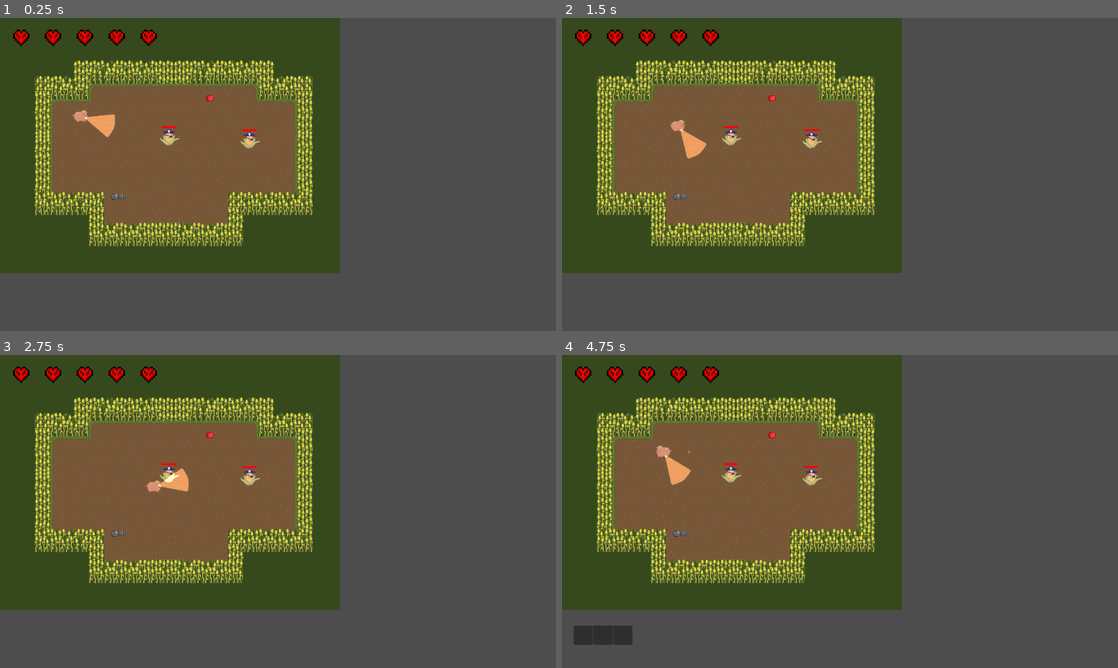
Above: before the commit, frames 1-4 (two rows, left to right).
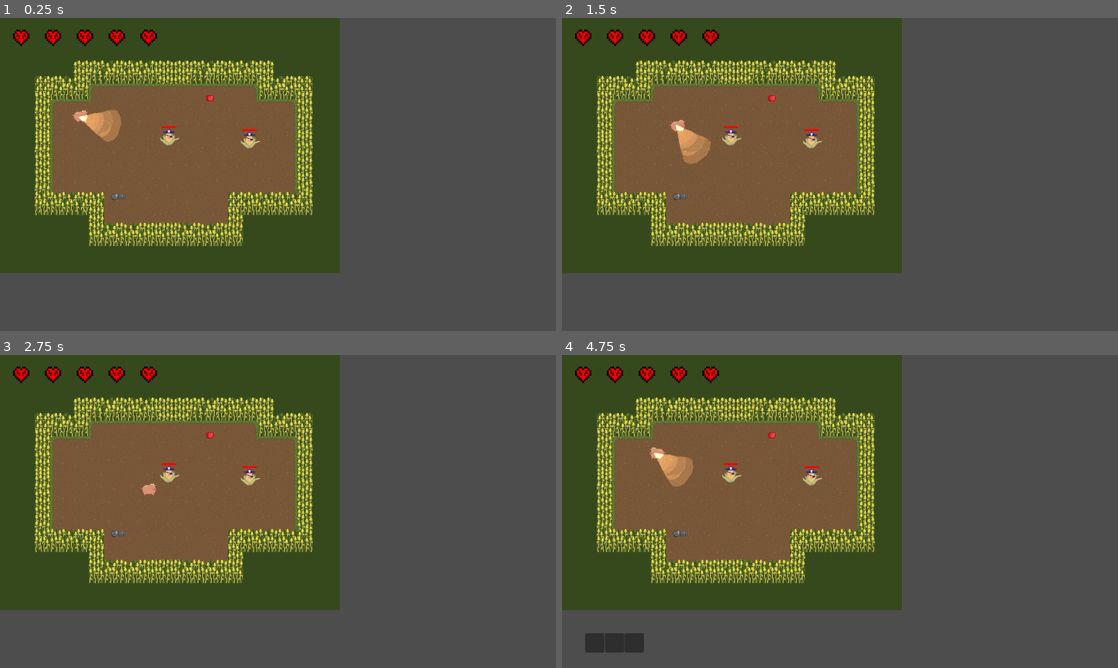
Above: after the commit, the same moments.

Repository: JasonLee4/MaizeRunnerGame
Game: Godot game, scene res://scenes/levels/main_level.tscn
The game is run twice, just before and just after one commit, with the same random seed, the same clock (stepped at 60 frames per second) and the same inputs.
Inputs (mouse positions are in pixels of both pictures, inside the frame that each line leads up to):
- Up to frame 1 (0.25 s): no input
- Up to frame 2 (1.5 s): tap Enter at 0.5 s; move the mouse to (962, 158) at 0.52 s; hold D (right) 0.53-1.28 s; hold Right mouse button (punch) 0.53-1.28 s; tap Q (q) at 0.8, 1.35 s; move the mouse to (728, 190) at 1.27 s; hold S (down) from 1.28 s (still down)
- Up to frame 3 (2.75 s): click (166, 527) at 1.55 s; move the mouse to (333, 442) at 2.02 s; release S (down) at 2.03 s; hold D (right) from 2.03 s (still down); click (333, 442) at 2.1 s; tap Mouse wheel down (scroll down, bound only after the commit) at 2.3 s
- Up to frame 4 (4.75 s): move the mouse to (812, 574) at 2.77 s; release D (right) at 2.78 s; hold W (up) 2.78-3.53 s; tap Mouse wheel down (scroll down, bound only after the commit) at 2.85 s; tap Mouse wheel up (scroll up, bound only after the commit) at 3.05, 3.6 s; move the mouse to (1006, 558) at 3.52 s; hold Right mouse button (punch) 3.53-4.28 s; hold A (left) from 3.53 s (still down); move the mouse to (673, 464) at 4.27 s; tap F (advance_dialogue) at 4.35 s; tap Q (q) at 4.55 s

The runs differ from the first frame. In frame 1, 0.4% of the frame differs, in the area x 14-22%, y 29-40%; in frame 2, 0.4%; in frame 3, 0.3%; in frame 4, 1.2%, in the area x 2-24%, y 28-96%.
Error before the commit: Invalid access to property or key 'craft_torch' on a base object of type 'null instance'. (res://scenes/characters/pig.gd:35)
Error after the commit: Invalid access to property or key 'craft_torch' on a base object of type 'null instance'. (res://scenes/characters/pig.gd:42)

Commit message:
light mechanic update

Diff:
--- a/project.godot
+++ b/project.godot
@@ -84,6 +84,16 @@
 "events": [Object(InputEventKey,"resource_local_to_scene":false,"resource_name":"","device":-1,"window_id":0,"alt_pressed":false,"shift_pressed":false,"ctrl_pressed":false,"meta_pressed":false,"pressed":false,"keycode":0,"physical_keycode":81,"key_label":0,"unicode":113,"echo":false,"script":null)
 ]
 }
+"scroll up"={
+"deadzone": 0.5,
+"events": [Object(InputEventMouseButton,"resource_local_to_scene":false,"resource_name":"","device":-1,"window_id":0,"alt_pressed":false,"shift_pressed":false,"ctrl_pressed":false,"meta_pressed":false,"button_mask":0,"position":Vector2(0, 0),"global_position":Vector2(0, 0),"factor":1.0,"button_index":4,"canceled":false,"pressed":false,"double_click":false,"script":null)
+]
+}
+"scroll down"={
+"deadzone": 0.5,
+"events": [Object(InputEventMouseButton,"resource_local_to_scene":false,"resource_name":"","device":-1,"window_id":0,"alt_pressed":false,"shift_pressed":false,"ctrl_pressed":false,"meta_pressed":false,"button_mask":0,"position":Vector2(0, 0),"global_position":Vector2(0, 0),"factor":1.0,"button_index":5,"canceled":false,"pressed":false,"double_click":false,"script":null)
+]
+}
 
 [layer_names]
 
--- a/scenes/characters/Pig.gd
+++ b/scenes/characters/Pig.gd
@@ -1,10 +1,12 @@
 extends CharacterBody2D
 
+
 var pigbullet_scene = preload("res://scenes/projectiles/pigbullet.tscn")
+var torch_scene = preload("res://scenes/items/torch.tscn")
 
 @onready var state_machine = get_node("player_state_machine")
 @onready var fire_place = get_tree().current_scene.get_node("FirePlace")
-
+@onready var hotbar = get_tree().current_scene.get_node("UI").get_node("HotBar")
 #Dash variable
 var dashDirection = Vector2(1,0)
 var dashready = true
@@ -24,6 +26,11 @@
 
 var equipped = false
 var curr_bullet_sprite
+
+#var lighttype = true
+var flashlight = true
+var torch_hold_time = 2.0
+var torch_speed = 0
 
 @export var inv: Inventory
 
@@ -33,13 +40,20 @@
 #
 func _ready():
 	fire_place.craft_torch.connect(craft)
+	inv.update.connect(hotbar.update_slots)
+
 
 func craft():
 	if inv.slots[0].amount >= 2:
 		print("crafting... using wood...")
 		inv.remove_item(inv.slots[0].item, 2)
 		print(inv.slots[0].amount)
-		pass
+		collect(fire_place.inv_item)
+
+	#print("crafting... using coal and wood...")
+	#inv.remove_item2(["Wood", "Coal"], [2,1])
+
+
 
 
 func _physics_process(delta):
@@ -86,7 +100,14 @@
 		#Add end screen/respawn screen
 		print("Pig is dead")
 		self.queue_free()
-
+	tool_scroll()
+
+	toggle_flashlight()
+
+	flash()
+	if !flashlight:
+		#flashlight = false
+		throw_torch(delta)
 #func dash(dashDirection) :
 	#if Input.is_action_just_pressed("dash") and dashready:
 		#velocity = dashDirection.normalized()*1200
@@ -101,6 +122,7 @@
 	#add_child(cannon_instance)
 	equipped = true
 	$weapon_sprite.texture = load(weaponsprite)
+	$weapon_sprite.visible = true
 	curr_bullet_sprite = load(bulletsprite)
 	pass
 
@@ -182,13 +204,77 @@
 
 
 
-func _on_piglightarea_body_entered(body):
-	# weeping angel /freeze in place behavior
+#func _on_piglightarea_body_entered(body):
+	## weeping angel /freeze in place behavior
+	#if body.has_method("enemy") and flashlight:
+		#body.freeze = true
+	#
+func _on_piglightarea_body_exited(body):
 	if body.has_method("enemy"):
-		body.freeze = true
+		body.freeze = false
 
 
 func collect(item):
-	print("collected ", item.name)
+	#print("collected ", item.name)
 	inv.insert(item)
-	print(inv.slots[0].item.name, inv.slots[0].amount)
+	#print(inv.slots[0].item.name + " ", inv.slots[0].amount)
+
+func throw_torch(delta):
+	#if Input.is_action_just_pressed("punch"):
+		#var tr = torch_scene.instantiate()
+		#get_tree().current_scene.add_child(tr)
+		#tr.global_position = $Marker2D2.global_position
+		#var dir = (get_global_mouse_position() - tr.global_position).normalized()
+		#tr.linear_velocity.x = dir.x*50
+		#tr.linear_velocity.y = dir.y*50
+		#pb.global_rotation = dir.angle() + PI / 2.0
+		#tr.direction = dir
+	if inv.slots[1].amount > 0:
+		if Input.is_action_pressed("punch"):
+			if torch_hold_time > 0.5 and torch_speed < 100:
+				torch_speed += 5
+			torch_hold_time += delta
+		elif Input.is_action_just_released("punch"):
+			inv.remove_item(inv.slots[1].item, 1)
+			torch_hold_time = 0.0
+			var tr = torch_scene.instantiate()
+			tr.global_position = $Marker2D2.global_position
+			var dir = (get_global_mouse_position() - tr.global_position).normalized()
+			tr.linear_velocity.x = dir.x*torch_speed
+			tr.linear_velocity.y = dir.y*torch_speed
+
+			get_tree().current_scene.add_child(tr)
+
+			torch_speed = 0
+
+
+func toggle_flashlight():
+	if Input.is_action_just_pressed("shoot"):
+		flashlight = !flashlight
+		print("toggle flashlight ", flashlight)
+	#$piglight.visible = flashlight
+	#
+	#for body in $piglight/piglightarea.get_overlapping_bodies():
+		#if body.has_method("enemy"):
+			#body.freeze = true
+
+func flash():
+	$piglight.visible = flashlight
+	if flashlight:
+		for body in $piglight/piglightarea.get_overlapping_bodies():
+			if body.has_method("enemy"):
+				body.freeze = true
+
+
+func tool_scroll():
+	#if mouse scroll, change tool equipped: change light to turn use
+	if !flashlight:
+		if Input.is_action_just_pressed("scroll up"):
+			#lighttype = true
+			flashlight = true
+			print("toggle flash")
+	else:
+		if Input.is_action_just_pressed("scroll down"):
+			#lighttype = false
+			flashlight = false
+			print("toggle torch")
--- a/scenes/characters/pig.tscn
+++ b/scenes/characters/pig.tscn
@@ -8,9 +8,10 @@
 [ext_resource type="Script" path="res://scenes/items/inventory/inventory_slot.gd" id="3_ktmmp"]
 [ext_resource type="Script" path="res://scenes/states/state_moving.gd" id="4_75rr4"]
 [ext_resource type="Script" path="res://scenes/states/state_rolling.gd" id="4_a3gfp"]
-[ext_resource type="Texture2D" uid="uid://b711vhrqolfi1" path="res://assets/spritesheets/CONE.png" id="7_yasg0"]
-
-[sub_resource type="Resource" id="Resource_wtysd"]
+[ext_resource type="Texture2D" uid="uid://1m6kvuxu25w5" path="res://assets/spritesheets/whitecircle.png" id="4_ws5bl"]
+[ext_resource type="Texture2D" uid="uid://rgvj1vn7og2p" path="res://assets/spritesheets/light.png" id="9_vx3vr"]
+
+[sub_resource type="Resource" id="Resource_8qubf"]
 script = ExtResource("3_ktmmp")
 amount = 0
 
@@ -124,6 +125,7 @@
 radius = 15.0
 
 [sub_resource type="RectangleShape2D" id="RectangleShape2D_2t8br"]
+size = Vector2(97.4889, 105.837)
 
 [node name="Pig" type="CharacterBody2D"]
 collision_mask = 14
@@ -133,8 +135,14 @@
 [node name="weapon" type="Node2D" parent="."]
 
 [node name="weapon_sprite" type="Sprite2D" parent="."]
+visible = false
 position = Vector2(0, -13)
 scale = Vector2(0.864583, 0.958333)
+
+[node name="PointLight2D" type="PointLight2D" parent="weapon_sprite"]
+position = Vector2(1.52588e-05, 14.6087)
+scale = Vector2(3.485, 2.5)
+texture = ExtResource("4_ws5bl")
 
 [node name="Sprite2D" type="Sprite2D" parent="."]
 texture = ExtResource("3_5iu3b")
@@ -173,9 +181,10 @@
 position = Vector2(16, -15)
 
 [node name="punch_hurtbox" type="Area2D" parent="."]
+position = Vector2(-163, 130)
 
 [node name="CollisionShape2D" type="CollisionShape2D" parent="punch_hurtbox"]
-position = Vector2(27, 0)
+position = Vector2(210.256, -127)
 shape = SubResource("RectangleShape2D_2t8br")
 
 [node name="player_state_machine" type="Node" parent="."]
@@ -196,17 +205,19 @@
 [node name="state_dead" type="Node" parent="player_state_machine"]
 
 [node name="piglight" type="PointLight2D" parent="."]
-color = Color(1, 0.831373, 0.717647, 1)
+position = Vector2(1, 0)
 shadow_enabled = true
-texture = ExtResource("7_yasg0")
+texture = ExtResource("9_vx3vr")
 offset = Vector2(40, 0)
 
 [node name="piglightarea" type="Area2D" parent="piglight"]
 collision_mask = 14
 
 [node name="CollisionPolygon2D" type="CollisionPolygon2D" parent="piglight/piglightarea"]
-position = Vector2(-93, -3)
-polygon = PackedVector2Array(172, -24, 113, 3, 172, 27)
+position = Vector2(-118, -1)
+polygon = PackedVector2Array(181, -30, 113, 3, 182, 35)
+
+[node name="Marker2D2" type="Marker2D" parent="."]
 
 [connection signal="body_entered" from="pig_hitbox" to="." method="_on_pig_hitbox_body_entered"]
 [connection signal="body_exited" from="pig_hitbox" to="." method="_on_pig_hitbox_body_exited"]
--- a/scenes/items/inventory/Inventory.gd
+++ b/scenes/items/inventory/Inventory.gd
@@ -9,19 +9,25 @@
 func insert(item: Inv_Item):
 	var itemslots = slots.filter(func(slot): return slot.item == item)
 	if !itemslots.is_empty():
+		print("stacking item")
 		itemslots[0].amount += 1
 	else:
 		var emptyslots = slots.filter(func(slot) : return slot.item ==  null)
 		if !emptyslots.is_empty():
+			print("new item")
+			print(item.name)
 			emptyslots[0].item = item
 			emptyslots[0].amount = 1
+			#print(slots[0].item.name)
 	update.emit()
+	pass
 
 func remove_item(item: Inv_Item, amount):
 	print("removing item...")
 	var itemslots = slots.filter(func(slot): return slot.item == item)
 	if !itemslots.is_empty():
 		itemslots[0].amount -= amount
+		update.emit()
 #func add_item(item):
 	#if _content.has(item):
 		#_content[item] += 1
--- /dev/null
+++ b/scenes/items/inventory/inv_items/Torch.tres
@@ -0,0 +1,9 @@
+[gd_resource type="Resource" script_class="Inv_Item" load_steps=3 format=3 uid="uid://du10n1gotovf2"]
+
+[ext_resource type="Script" path="res://scenes/items/inventory/inv_items/InvItem.gd" id="1_y7lyh"]
+[ext_resource type="Texture2D" uid="uid://dr5q6e11x23s5" path="res://assets/spritesheets/headcannon.png" id="2_busn3"]
+
+[resource]
+script = ExtResource("1_y7lyh")
+name = "Torch"
+texture = ExtResource("2_busn3")
--- a/scenes/items/item.gd
+++ b/scenes/items/item.gd
@@ -1,6 +1,6 @@
 extends Node
 
-class_name Item
+#class_name Item
 
 #const Database = {
 	#"wood" : {
--- a/scenes/items/torch.gd
+++ b/scenes/items/torch.gd
@@ -1 +1,22 @@
 extends RigidBody2D
+
+@export var item: Inv_Item
+#@export var speed = 100
+#@export var damage = 20
+#var direction = Vector2.LEFT
+
+#func _ready():
+	#$SelfdestructTimer.start()
+
+
+#
+func _physics_process(delta):
+	#translate(direction*speed*delta)
+	#linear_velocity.x *= 0.9
+	#linear_velocity.y *= 0.9
+	var collision_info = move_and_collide(linear_velocity * delta)
+
+	if collision_info:
+		linear_velocity = linear_velocity.bounce(collision_info.get_normal())
+		linear_velocity.x *= 0
+		linear_velocity.y *= 0
--- a/scenes/items/torch.tscn
+++ b/scenes/items/torch.tscn
@@ -1,21 +1,40 @@
-[gd_scene load_steps=4 format=3 uid="uid://efwdnoirj55t"]
+[gd_scene load_steps=7 format=3 uid="uid://efwdnoirj55t"]
 
 [ext_resource type="Script" path="res://scenes/items/torch.gd" id="1_kfmpc"]
+[ext_resource type="Texture2D" uid="uid://dr5q6e11x23s5" path="res://assets/spritesheets/headcannon.png" id="2_e8rop"]
+[ext_resource type="Resource" uid="uid://du10n1gotovf2" path="res://scenes/items/inventory/inv_items/Torch.tres" id="2_o4iw7"]
+[ext_resource type="Texture2D" uid="uid://1m6kvuxu25w5" path="res://assets/spritesheets/whitecircle.png" id="3_y1bx2"]
 
 [sub_resource type="RectangleShape2D" id="RectangleShape2D_rbb71"]
 
 [sub_resource type="CircleShape2D" id="CircleShape2D_ydk86"]
 
 [node name="Torch" type="RigidBody2D"]
+collision_mask = 6
 gravity_scale = 0.0
+linear_damp = 0.5
 script = ExtResource("1_kfmpc")
+item = ExtResource("2_o4iw7")
 
 [node name="Sprite2D" type="Sprite2D" parent="."]
+position = Vector2(0.473003, 0.315337)
+rotation = -0.774926
+scale = Vector2(0.680963, 0.414256)
+texture = ExtResource("2_e8rop")
 
 [node name="CollisionShape2D" type="CollisionShape2D" parent="."]
+rotation = 0.774926
 shape = SubResource("RectangleShape2D_rbb71")
 
-[node name="Area2D" type="Area2D" parent="."]
+[node name="PointLight2D" type="PointLight2D" parent="."]
+rotation = -0.774926
+scale = Vector2(2, 2)
+color = Color(0.87451, 0.458824, 0, 1)
+energy = 3.0
+texture = ExtResource("3_y1bx2")
 
-[node name="CollisionShape2D" type="CollisionShape2D" parent="Area2D"]
+[node name="Area2D" type="Area2D" parent="PointLight2D"]
+rotation = 0.774926
+
+[node name="CollisionShape2D" type="CollisionShape2D" parent="PointLight2D/Area2D"]
 shape = SubResource("CircleShape2D_ydk86")
--- a/scenes/objects/FirePlace.gd
+++ b/scenes/objects/FirePlace.gd
@@ -2,6 +2,7 @@
 
 class_name FirePlace
 
+@export var inv_item: Inv_Item
 var crafting_available
 signal craft_torch
 
--- a/scenes/objects/FirePlace.tscn
+++ b/scenes/objects/FirePlace.tscn
@@ -1,7 +1,8 @@
-[gd_scene load_steps=5 format=3 uid="uid://bvxtel4kt8t1d"]
+[gd_scene load_steps=6 format=3 uid="uid://bvxtel4kt8t1d"]
 
 [ext_resource type="Texture2D" uid="uid://c64m8bioy63m1" path="res://assets/spritesheets/apple.png" id="1_dq3mn"]
 [ext_resource type="Script" path="res://scenes/objects/FirePlace.gd" id="1_m0kst"]
+[ext_resource type="Resource" uid="uid://du10n1gotovf2" path="res://scenes/items/inventory/inv_items/Torch.tres" id="2_ll4gk"]
 
 [sub_resource type="RectangleShape2D" id="RectangleShape2D_5ybjv"]
 size = Vector2(76, 59)
@@ -11,6 +12,7 @@
 
 [node name="FirePlace" type="StaticBody2D"]
 script = ExtResource("1_m0kst")
+inv_item = ExtResource("2_ll4gk")
 
 [node name="Sprite2D" type="Sprite2D" parent="."]
 position = Vector2(0, -9.53674e-07)
--- a/scenes/ui/hot_bar.gd
+++ b/scenes/ui/hot_bar.gd
@@ -1,21 +1,21 @@
 extends Control
 
 var is_open = false
-@onready var inventory = preload("res://scenes/items/inventory/piginv.tres")
+#@onready var inventory: Inventory = preload("res://scenes/items/inventory/piginv.tres")
 @onready var slots = $GridContainer.get_children()
 
-
+@onready var inventory = get_tree().current_scene.get_node("Pig").inv
 
 func _ready():
-	inventory.update.connect(update_slots)
+	#print("connection to update")
+	#inventory.update.connect(update_slots)
 	update_slots()
 	close()
 
 func update_slots():
-	print("updating slots")
 	for i in range(min(inventory.slots.size(), slots.size())):
-		print(i)
-		slots[i].update(inventory.slots[i])
+		if inventory.slots[i]:
+			slots[i].update(inventory.slots[i])
 
 func _process(delta):
 	if Input.is_action_just_pressed("q"):
--- a/scenes/ui/hotbar_slot.gd
+++ b/scenes/ui/hotbar_slot.gd
@@ -7,7 +7,9 @@
 	if !slot.item:
 		item_visual.visible = false
 		amount_text.visible = false
+
 	else:
+		print("Update with item")
 		item_visual.visible = true
 		item_visual.texture = slot.item.texture
 		amount_text.visible = true
--- a/scenes/ui/hotbar_slot.tscn
+++ b/scenes/ui/hotbar_slot.tscn
@@ -30,4 +30,4 @@
 offset_top = 5.0
 offset_right = 45.0
 offset_bottom = 28.0
-text = "99"
+text = "0"
--- a/scenes/ui/minimap.gd
+++ b/scenes/ui/minimap.gd
@@ -2,7 +2,7 @@
 
 @onready var tilemap = $TileMap
 
-@onready var health_counter: HBoxContainer = $HealthCounter/HBoxContainer
+#@onready var health_counter: HBoxContainer = $HealthCounter/HBoxContainer
 
 func _ready():
 	Globals.dungeon_created.connect(
--- a/scenes/ui/ui.tscn
+++ b/scenes/ui/ui.tscn
@@ -60,7 +60,7 @@
 format = 2
 
 [node name="HotBar" parent="." instance=ExtResource("5_hlh8u")]
-offset_left = 24.0
-offset_top = 560.0
-offset_right = -1040.0
-offset_bottom = 22.0
+offset_left = 48.0
+offset_top = 576.0
+offset_right = 48.0
+offset_bottom = 576.0
Binary file added: assets/spritesheets/light.png
Not shown, added: assets/spritesheets/light.png.import
Not shown: 2 places in scenes/characters/pig.tscn that only renumber resources
